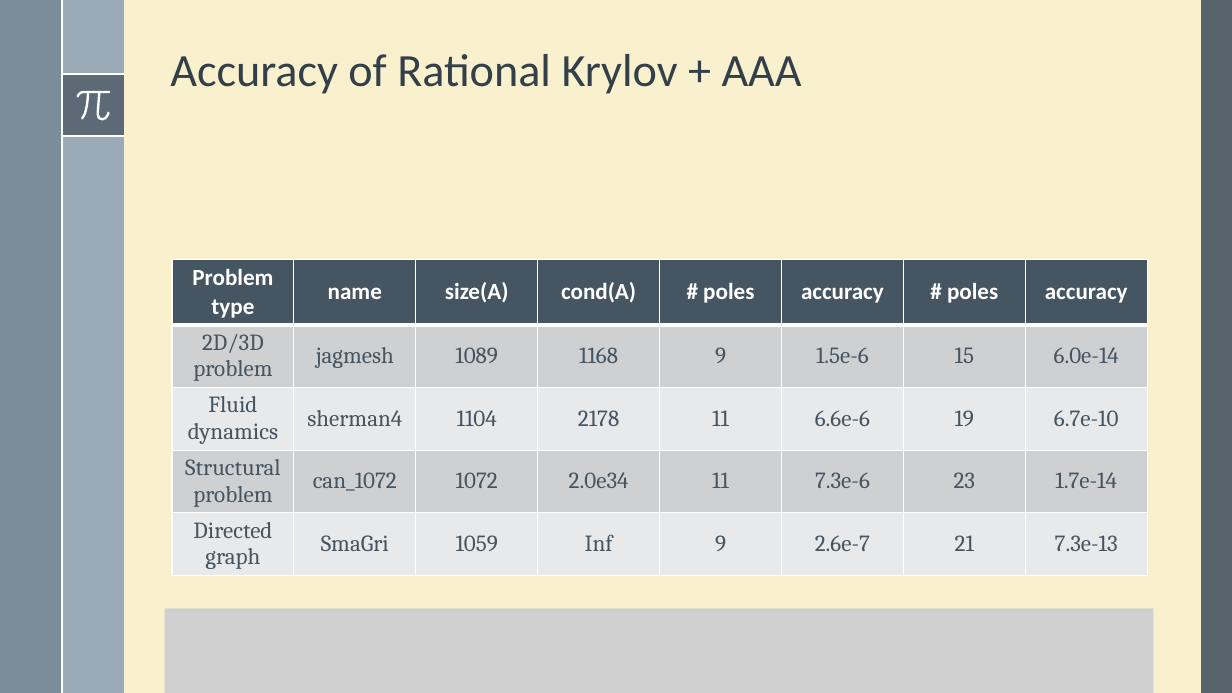
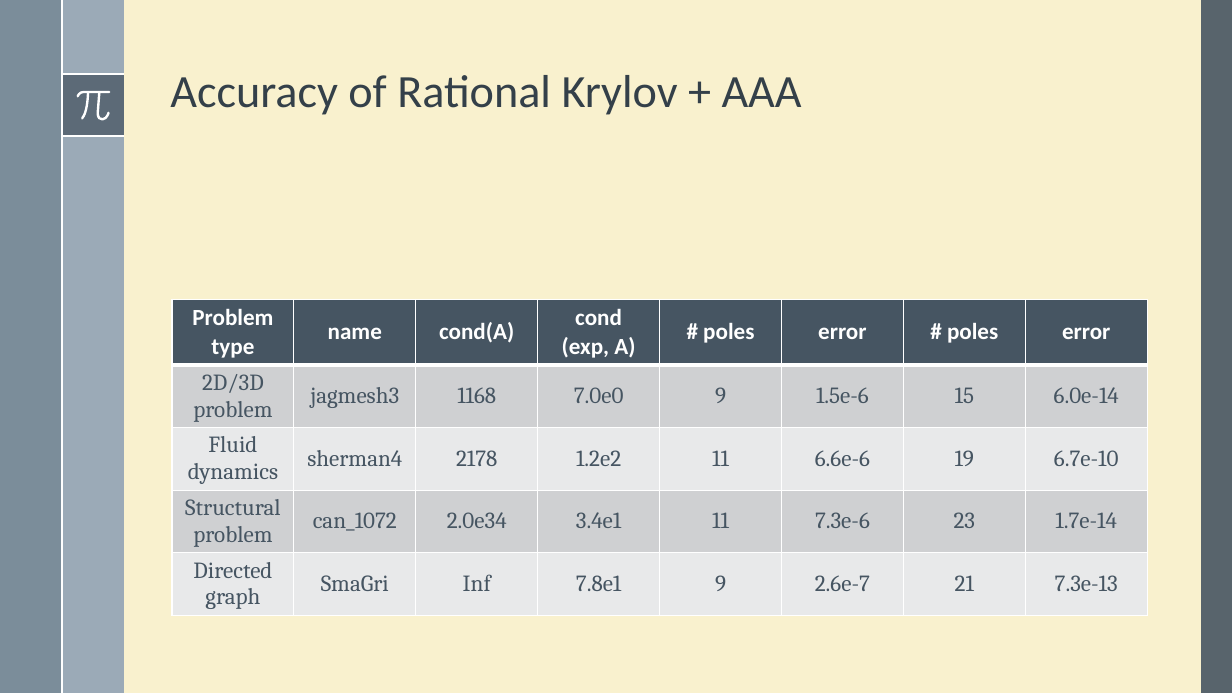
Before and after one commit to robzan8/MatFun.jl, a slide deck: slide 15 of docs/slides pd2ggaln/MatFun.pptx. Drawn at 1232x693 pixels with LibreOffice and Linux fonts; fonts in the diff are those of the drawing; grey boxes stand for pictures. Boxes give left, top, right and bottom in pixels: in the first picture for what was removed or moved away, otherwise in the second. Text is boxed around its words. In the diff, an @@ line names an element or a change of style, - is before the commit and + after.

```diff
--- a/docs/slides pd2ggaln/MatFun.pptx
+++ b/docs/slides pd2ggaln/MatFun.pptx
@@ title "Accuracy of Rational Krylov + ...": place and size @@
-title "Accuracy of Rational Krylov + ..." at (170,54,802,94)
+title "Accuracy of Rational Krylov + ..." at (170,75,802,115)
@@ table at (172,299,1148,623) @@
-row 1: Problem type | name | size(A) | cond(A) | # poles | accuracy | # poles | accuracy
+row 1: Problem type | name | cond(A) | cond / (exp, A) | # poles | error | # poles | error
-row 2: 2D/3D problem | jagmesh | 1089 | 1168 | 9 | 1.5e-6 | 15 | 6.0e-14
+row 2: 2D/3D problem | jagmesh3 | 1168 | 7.0e0 | 9 | 1.5e-6 | 15 | 6.0e-14
-row 3, column 3: 1104
+row 3, column 3: 2178
-row 3, column 4: 2178
+row 3, column 4: 1.2e2
-row 4, column 3: 1072
+row 4, column 3: 2.0e34
-row 4, column 4: 2.0e34
+row 4, column 4: 3.4e1
-row 5, column 3: 1059
+row 5, column 3: Inf
-row 5, column 4: Inf
+row 5, column 4: 7.8e1
@@ table: place and size @@
-table at (172,260,1148,583)
+table at (172,299,1148,623)
@@ picture removed at (165,608,1153,693) @@
```
Also in this commit, not shown: 2 other files.
